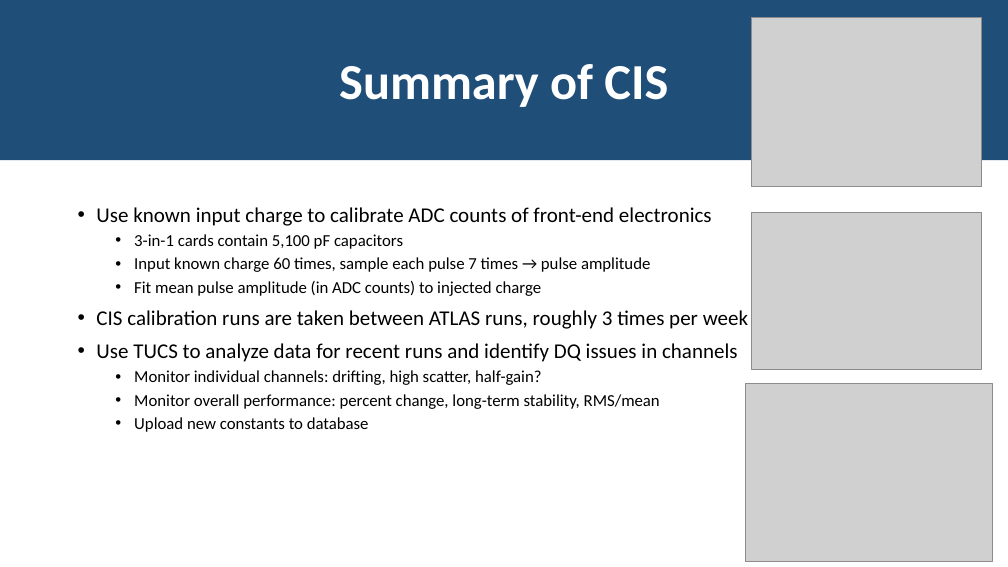
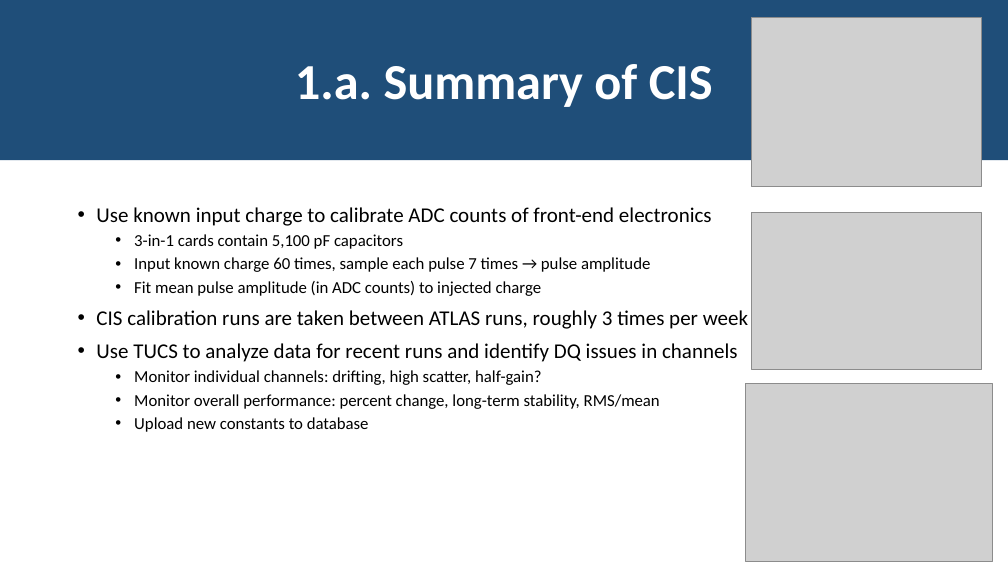
Before and after one commit to JackyMYL/Tile-CIS-group, a slide deck: slide 3 of Chicago Reports/08-15-2022_Jacky&Peter.pptx (slide 5 before the commit). Drawn at 1008x567 pixels with LibreOffice and Linux fonts; fonts in the diff are those of the drawing; grey boxes stand for pictures. Boxes give left, top, right and bottom in pixels: in the first picture for what was removed or moved away, otherwise in the second. Text is boxed around its words. In the diff, an @@ line names an element or a change of style, - is before the commit and + after.

```diff
--- a/Chicago Reports/08-15-2022_Jacky&Peter.pptx
+++ b/Chicago Reports/08-15-2022_Jacky&Peter.pptx
@@ text in rectangle at box(295, 64, 713, 107): text changed @@
-Summary of CIS
+1.a. Summary of CIS
```
Also in this commit, not shown: 4 other slides changed, 5 slides added.
